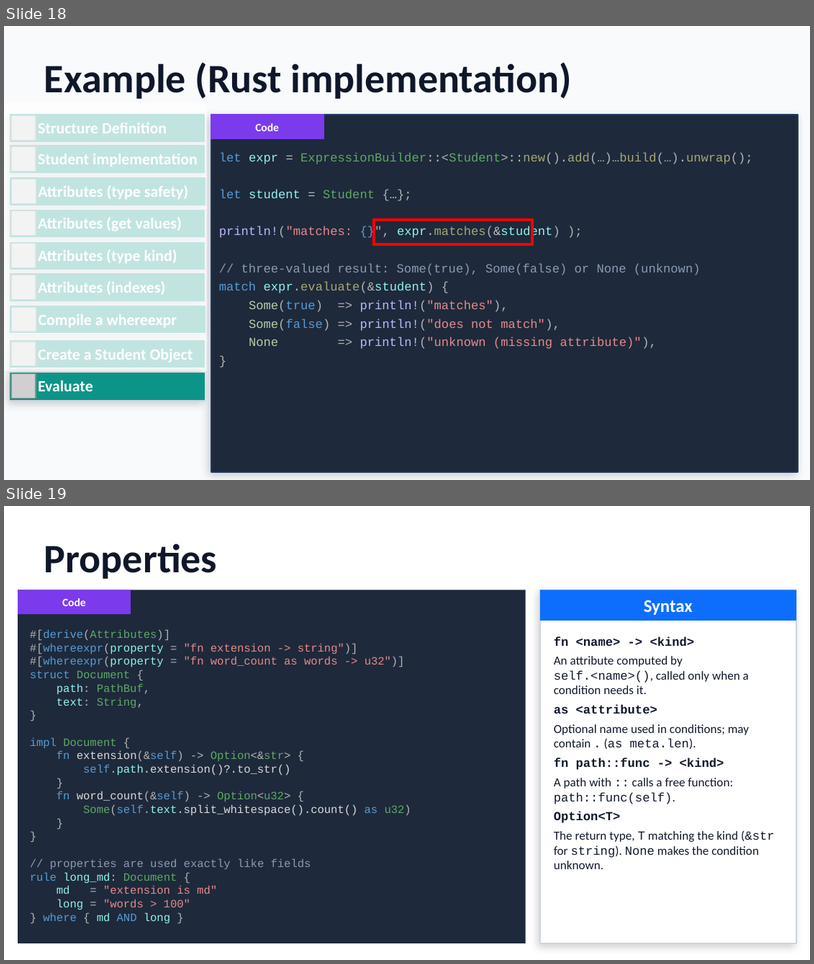
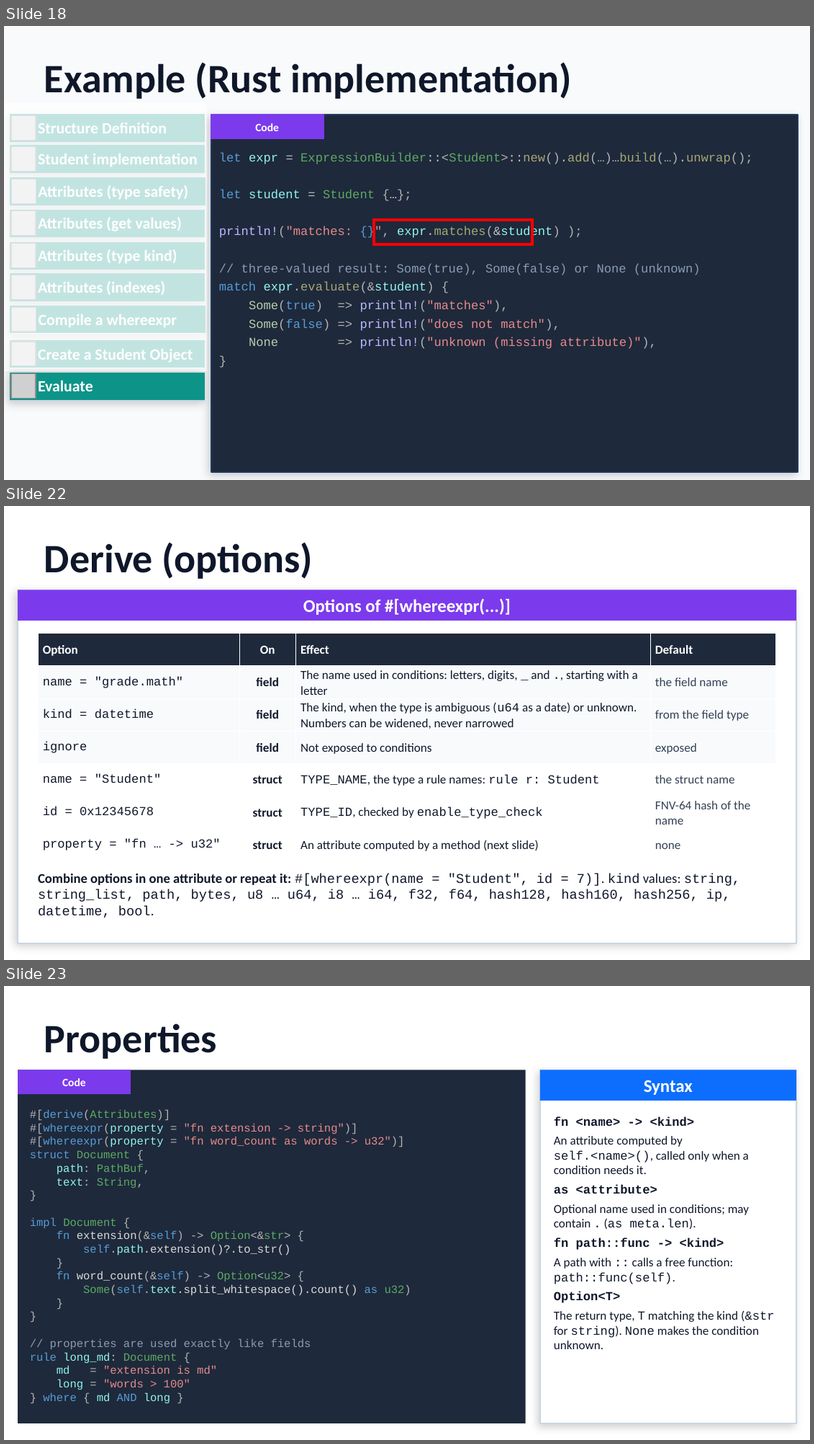
Before and after one commit to gdt050579/whereexpr, a slide deck: whereexpr.pptx. Shown one above the other, each under a label of ours: slides 18 and 19 before the commit, slides 18, 22 and 23 after it; the slides between them are not shown. The pictures are 814x964 and 814x1444 pixels, drawn with LibreOffice and Linux fonts; fonts in the diff are those of the drawing; grey boxes stand for pictures. Boxes give left, top, right and bottom in pixels: in the first picture for what was removed or moved away, otherwise in the second. Text is boxed around its words. In the diff, an @@ line names an element or a change of style, - is before the commit and + after.

```diff
--- a/whereexpr.pptx
+++ b/whereexpr.pptx
@@ slide 22 added at [4,506,810,960], background #FFFFFF @@
@@ text added at [44,542,313,579], 36 pt, text #0F172A, bold @@
+Derive (options)
@@ rectangle added at [18,590,797,943], fill #FFFFFF, outline #CBD5E1 1 pt @@
@@ rectangle added at [18,590,797,620], fill #7C3AED @@
@@ text added at [304,599,511,615], 16 pt, text #FFFFFF, bold @@
+Options of #[whereexpr(...)]
@@ table added at [38,633,777,861], 7 rows, 4 columns @@
+Option | On | Effect | Default
+name = "grade.math" | field | The name used in conditions: letters, digits, _ and ., starting with a letter | the field name
+kind = datetime | field | The kind, when the type is ambiguous (u64 as a date) or unknown. Numbers can be widened, never narrowed | from the field type
+ignore | field | Not exposed to conditions | exposed
+name = "Student" | struct | TYPE_NAME, the type a rule names: rule r: Student | the struct name
+id = 0x12345678 | struct | TYPE_ID, checked by enable_type_check | FNV-64 hash of the name
+property = "fn … -> u32" | struct | An attribute computed by a method (next slide) | none
@@ text added at [38,873,741,918], 12 pt, text #0F172A @@
+Combine options in one attribute or repeat it: #[whereexpr(name = "Student", id = 7)]. kind values: string, string_list, path, bytes, u8 … u64, i8 … i64, f32, f64, hash128, hash160, hash256, ip, datetime, bool.
@@ what was slide 19 is now slide 23 @@
```
Also in this commit, not shown: 1 slide changed, 3 other slides added, 1 other file.
